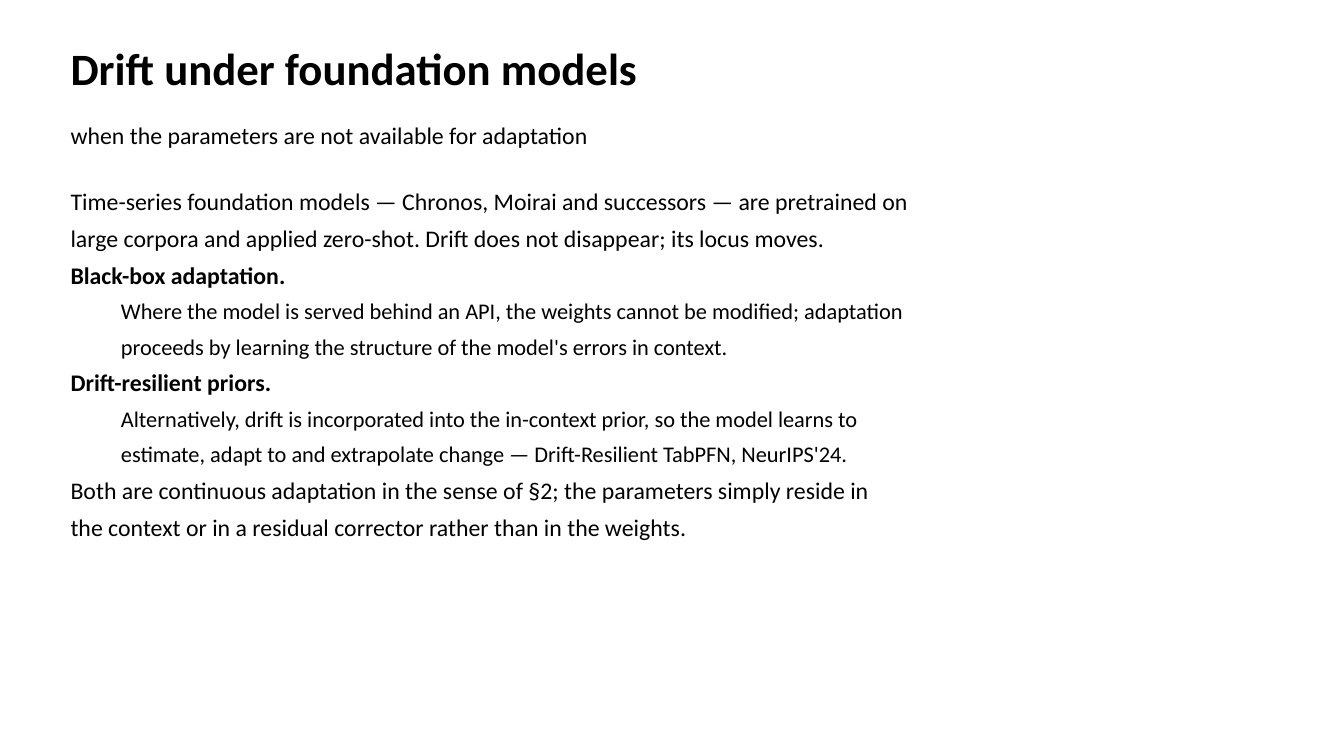
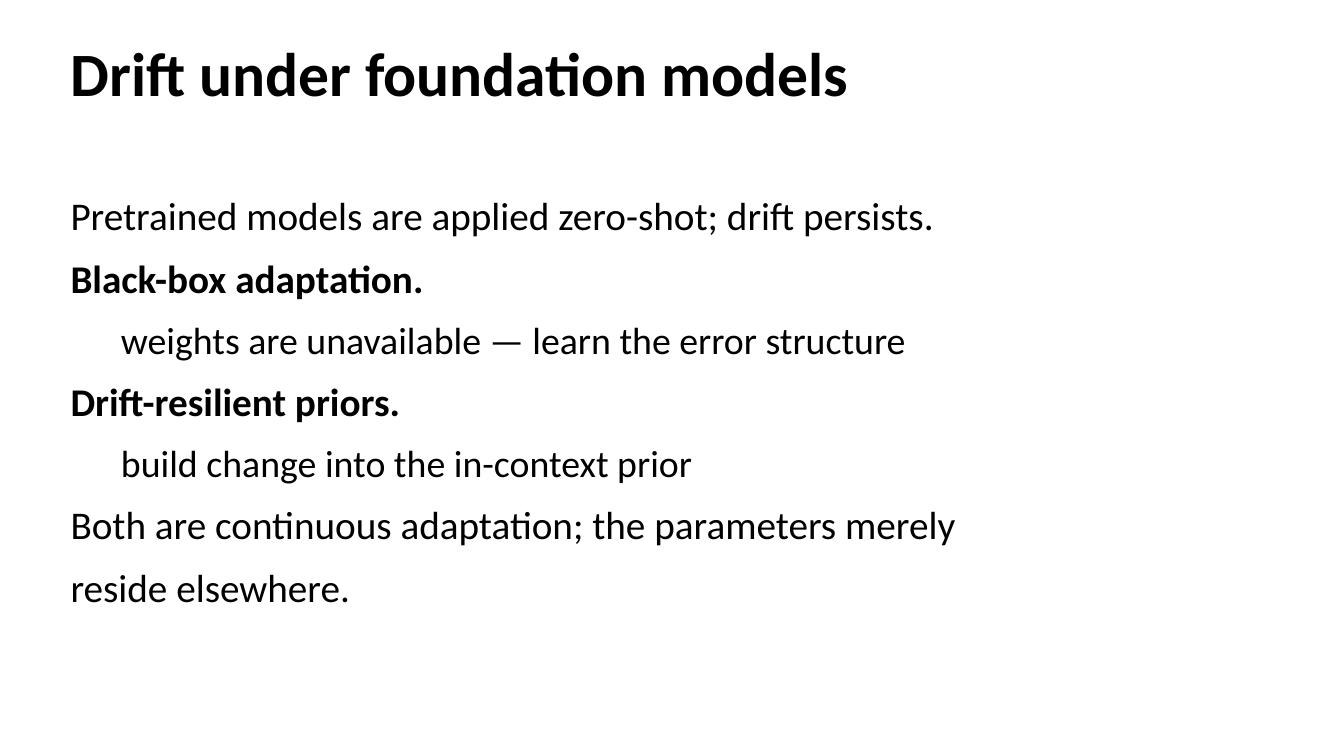
Before and after one commit to phuong0111/time-series-research, a slide deck: slide 23 of data-drift/seminar.pptx. Drawn at 1344x756 pixels with LibreOffice and Linux fonts; fonts in the diff are those of the drawing. Boxes give left, top, right and bottom in pixels: in the first picture for what was removed or moved away, otherwise in the second. Text is boxed around its words. In the diff, an @@ line names an element or a change of style, - is before the commit and + after.

```diff
--- a/data-drift/seminar.pptx
+++ b/data-drift/seminar.pptx
@@ text "Drift under foundation models" at [71,52,849,97]: size 32 to 44 pt @@
@@ text removed at [71,127,587,148] @@
-when the parameters are not available for adaptation
@@ text at [71,202,934,237]: text changed; size 17 to 28 pt @@
-Time-series foundation models — Chronos, Moirai and successors — are pretrained on
-large corpora and applied zero-shot. Drift does not disappear; its locus moves.
+Pretrained models are applied zero-shot; drift persists.
@@ text at [71,265,423,422]: size 17 to 28 pt in "Black-box adaptation.", "Drift-resilient priors."; more space between paragraphs @@
@@ text at [121,327,906,361]: text changed; size 16 to 27 pt @@
-  Where the model is served behind an API, the weights cannot be modified; adaptation
-  proceeds by learning the structure of the model's errors in context.
+  weights are unavailable — learn the error structure
@@ text at [71,450,955,603]: text changed; size 16 to 28 pt @@
-  Alternatively, drift is incorporated into the in-context prior, so the model learns to
-  estimate, adapt to and extrapolate change — Drift-Resilient TabPFN, NeurIPS'24.
-Both are continuous adaptation in the sense of §2; the parameters simply reside in
-the context or in a residual corrector rather than in the weights.
+  build change into the in-context prior
+Both are continuous adaptation; the parameters merely
+reside elsewhere.
```
Also in this commit, not shown: 26 other slides changed, 1 other file.
